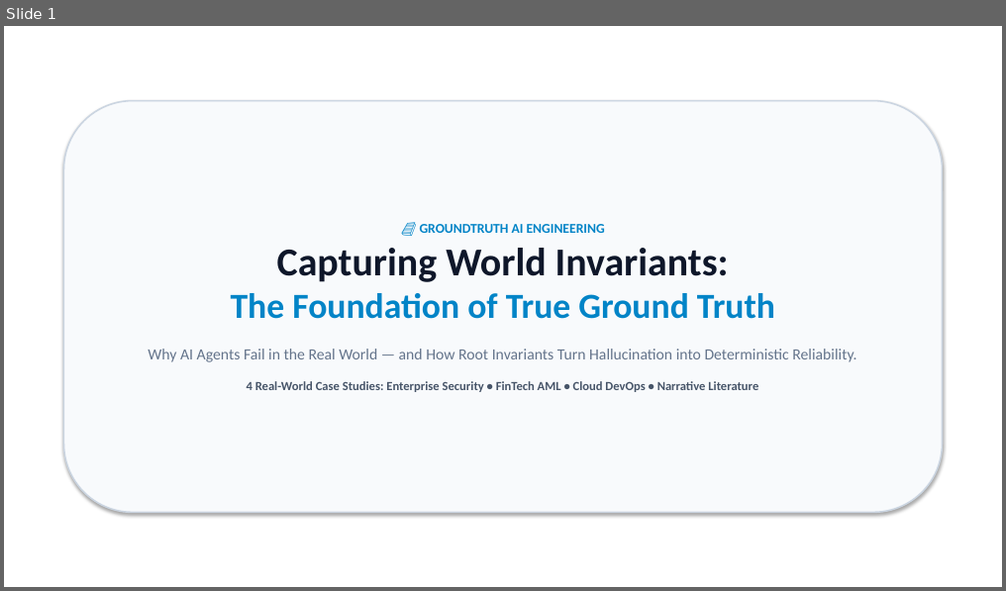
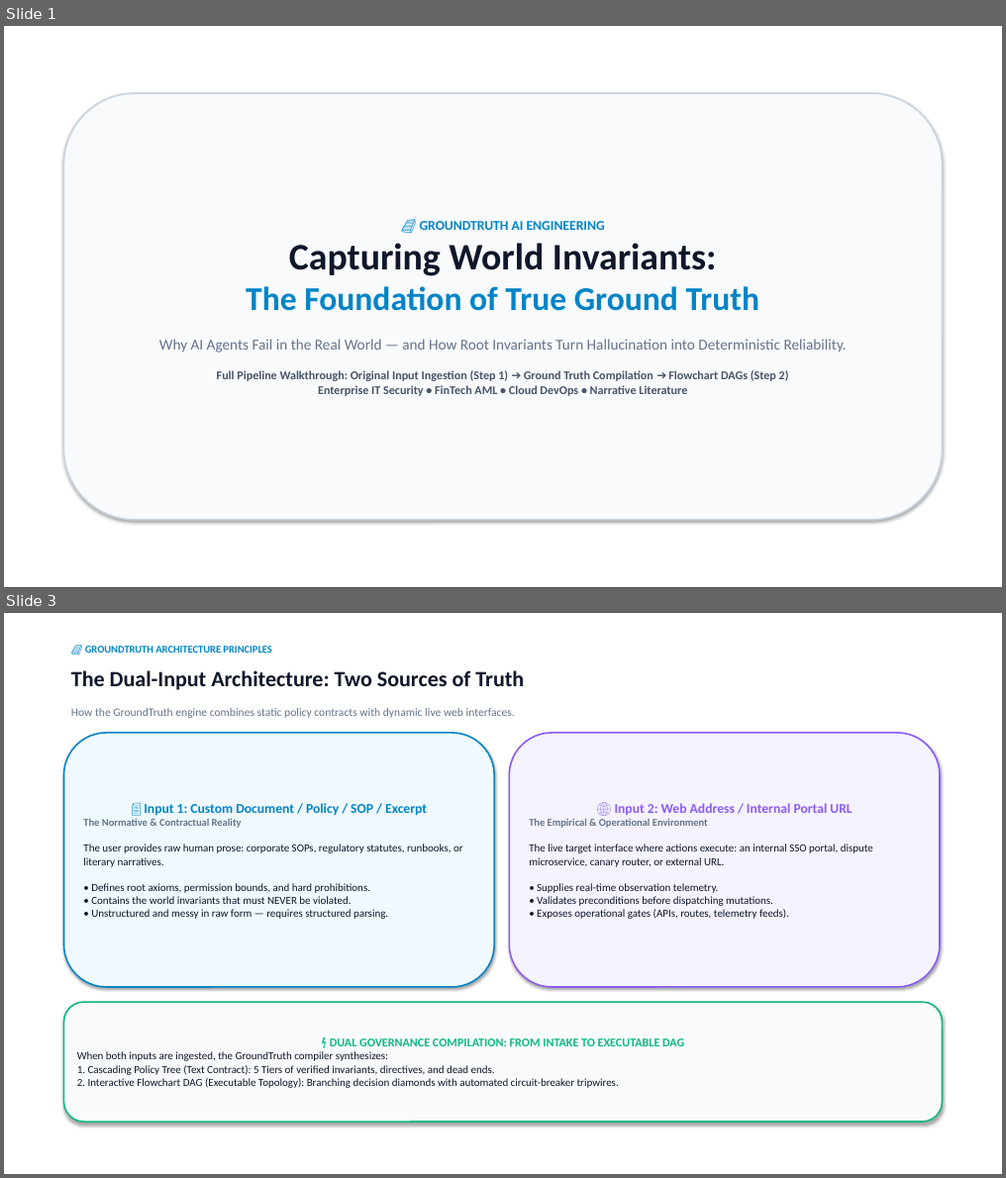
Before and after one commit to cosmosanalytics/uat-copilot-local, a slide deck: Capturing_World_Invariants_Ground_Truth.pptx. Shown one above the other, each under a label of ours: slide 1 before the commit, slides 1 and 3 after it; the slides between them are not shown. The pictures are 1006x591 and 1006x1178 pixels, drawn with LibreOffice and Linux fonts; fonts in the diff are those of the drawing. Boxes give left, top, right and bottom in pixels: in the first picture for what was removed or moved away, otherwise in the second. Text is boxed around its words. In the diff, an @@ line names an element or a change of style, - is before the commit and + after.

Commit message:
Update GroundTruth PowerPoint presentation to feature verbatim original input ingestion alongside output flowcharts for all 4 examples

```diff
--- a/Capturing_World_Invariants_Ground_Truth.pptx
+++ b/Capturing_World_Invariants_Ground_Truth.pptx
@@ slide 3 added at (4,613,1002,1174), background #FFFFFF @@
@@ text added at (71,670,524,690), 21 pt, text #0F172A, bold @@
+The Dual-Input Architecture: Two Sources of Truth
@@ text added at (85,646,271,653), 10 pt, text #0284C7, bold @@
+📘 GROUNDTRUTH ARCHITECTURE PRINCIPLES
@@ text added at (71,708,515,718), 11 pt, text #64748B @@
+How the GroundTruth engine combines static policy contracts with dynamic live web interfaces.
@@ rounded rectangle added at (63,733,494,987), fill #F0F9FF, outline #0284C7 1.5 pt, 10.5 pt, text #0F172A @@
+📄 Input 1: Custom Document / Policy / SOP / Excerpt
+The Normative & Contractual Reality
+The user provides raw human prose: corporate SOPs, regulatory statutes, runbooks, or literary narratives.
+• Defines root axioms, permission bounds, and hard prohibitions.
+• Contains the world invariants that must NEVER be violated.
+• Unstructured and messy in raw form — requires structured parsing.
@@ rounded rectangle added at (509,733,940,987), fill #F5F3FF, outline #8B5CF6 1.5 pt, 10.5 pt, text #0F172A @@
+🌐 Input 2: Web Address / Internal Portal URL
+The Empirical & Operational Environment
+The live target interface where actions execute: an internal SSO portal, dispute microservice, canary router, or external URL.
+• Supplies real-time observation telemetry.
+• Validates preconditions before dispatching mutations.
+• Exposes operational gates (APIs, routes, telemetry feeds).
@@ rounded rectangle added at (63,1002,943,1122), fill #F8FAFC, outline #10B981 1.5 pt, 10.5 pt, text #0F172A @@
+⚡ DUAL GOVERNANCE COMPILATION: FROM INTAKE TO EXECUTABLE DAG
+When both inputs are ingested, the GroundTruth compiler synthesizes:
+1. Cascading Policy Tree (Text Contract): 5 Tiers of verified invariants, directives, and dead ends.
+2. Interactive Flowchart DAG (Executable Topology): Branching decision diamonds with automated circuit-breaker tripwires.
@@ slide 1 changed as well @@
@@ rounded rectangle "📘 GROUNDTRUTH AI ENGINEERING": place and size @@
-rounded rectangle "📘 GROUNDTRUTH AI ENGINEERING" at (63,101,943,513)
+rounded rectangle "📘 GROUNDTRUTH AI ENGINEERING" at (63,93,943,520)
@@ text in rounded rectangle at (159,243,846,353): size 38 to 36 pt in "Capturing World Invariants:"; size 34 to 32 pt in "The Foundation of True Ground Truth"; size 15 to 14.5 pt in "Why AI Agents Fail in the Real ..." @@
@@ text in rounded rectangle at (217,371,789,396): text changed; size 12 to 11.5 pt @@
-4 Real-World Case Studies: Enterprise Security • FinTech AML • Cloud DevOps • Narrative Literature
+Full Pipeline Walkthrough: Original Input Ingestion (Step 1) ➔ Ground Truth Compilation ➔ Flowchart DAGs (Step 2)
+Enterprise IT Security • FinTech AML • Cloud DevOps • Narrative Literature
```
Also in this commit, not shown: 6 other slides changed, 4 other slides added, 4 other files.
